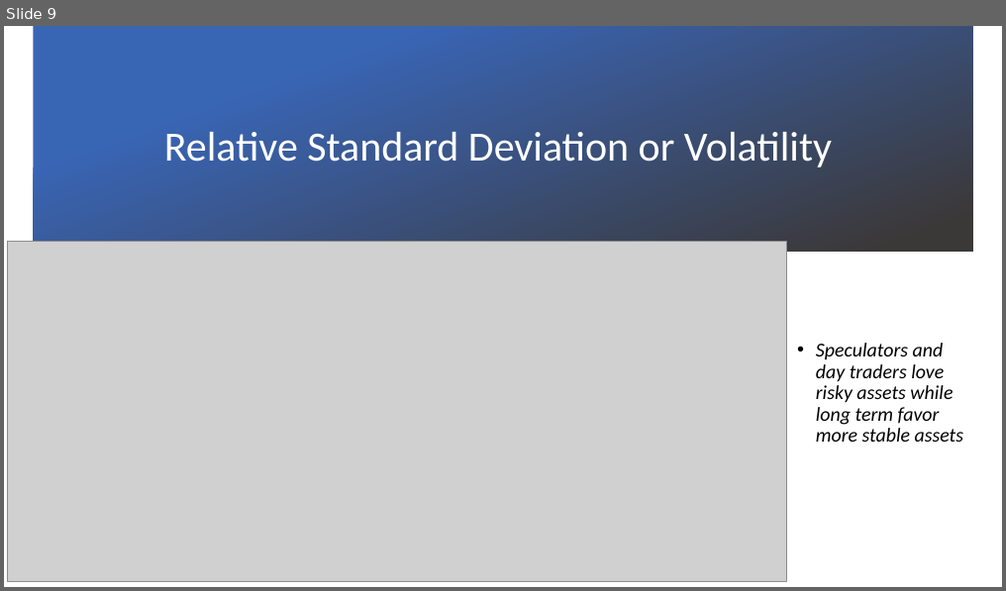
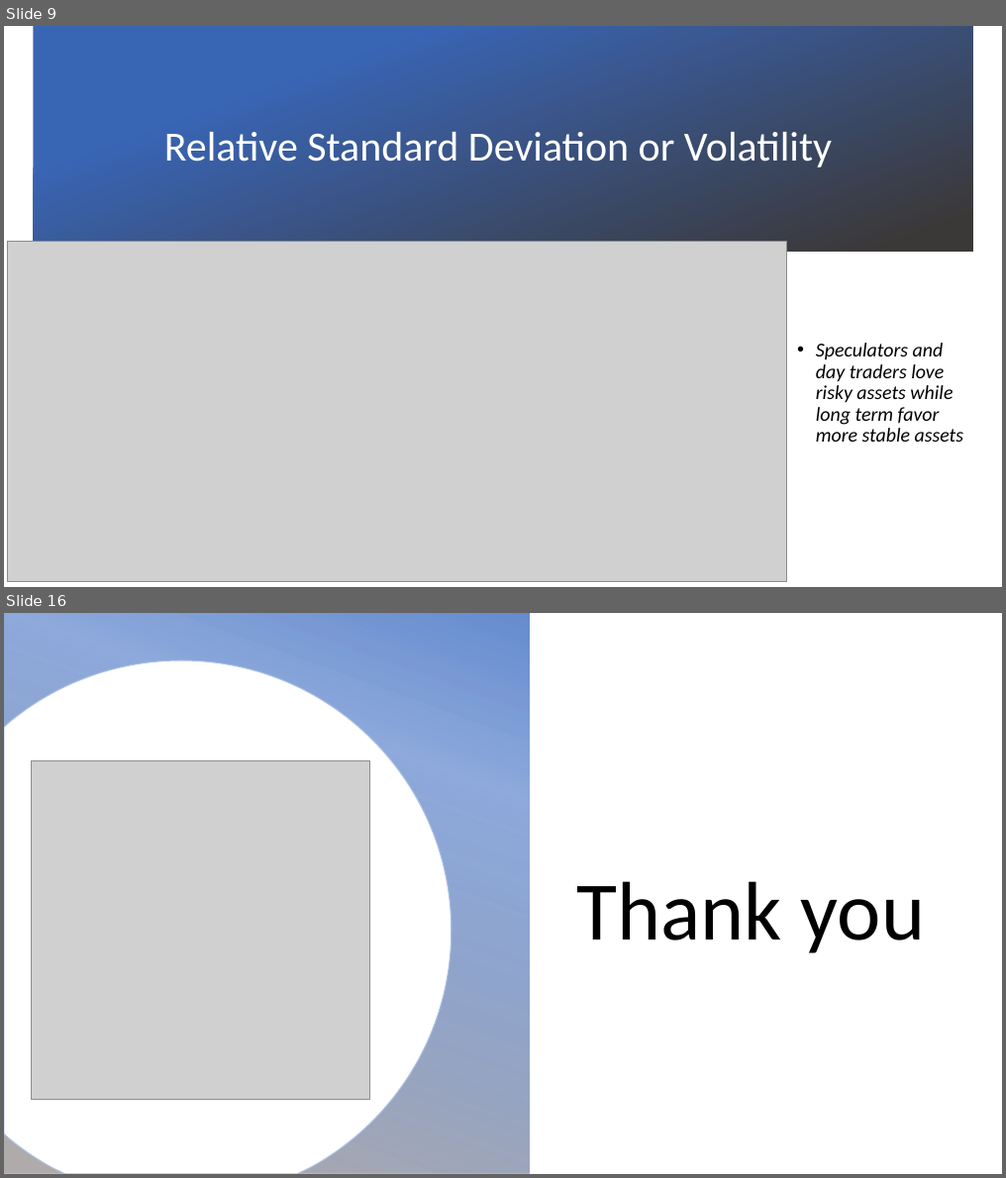
Before and after one commit to claybeaver/Group9_Project1, a slide deck: Final_Presentation.pptx. Shown one above the other, each under a label of ours: slide 9 before the commit, slides 9 and 16 after it; the slides between them are not shown. The pictures are 1006x591 and 1006x1178 pixels, drawn with LibreOffice and Linux fonts; fonts in the diff are those of the drawing; grey boxes stand for pictures; background and template pictures are left out. Boxes give left, top, right and bottom in pixels: in the first picture for what was removed or moved away, otherwise in the second. Text is boxed around its words. In the diff, an @@ line names an element or a change of style, - is before the commit and + after.

```diff
--- a/Final_Presentation.pptx
+++ b/Final_Presentation.pptx
@@ slide 16 added at (x1=4, y1=613, x2=1002, y2=1174), background picture (left out) @@
@@ rectangle added at (x1=4, y1=613, x2=530, y2=1174), fill gradient #4472C4 to #AFABAB @@
@@ freeform shape added at (x1=4, y1=661, x2=451, y2=1174), fill #FFFFFF, outline #AFABAB 1 pt @@
@@ picture added at (x1=31, y1=761, x2=370, y2=1100) @@
@@ title added at (x1=576, y1=881, x2=925, y2=954), 80 pt, text #000000 @@
+Thank you
```
Also in this commit, not shown: 6 slides changed, 14 other files.
